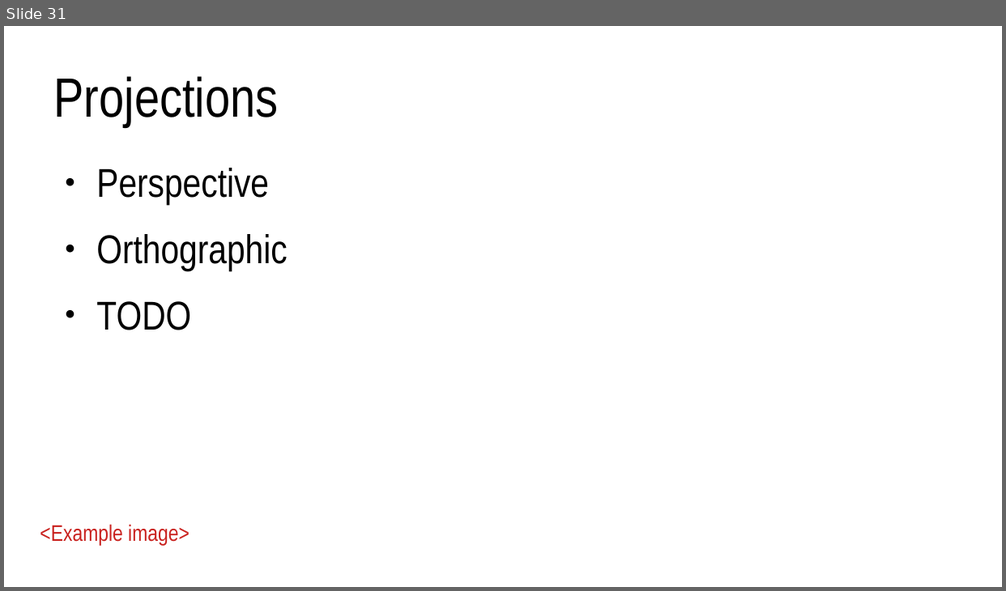
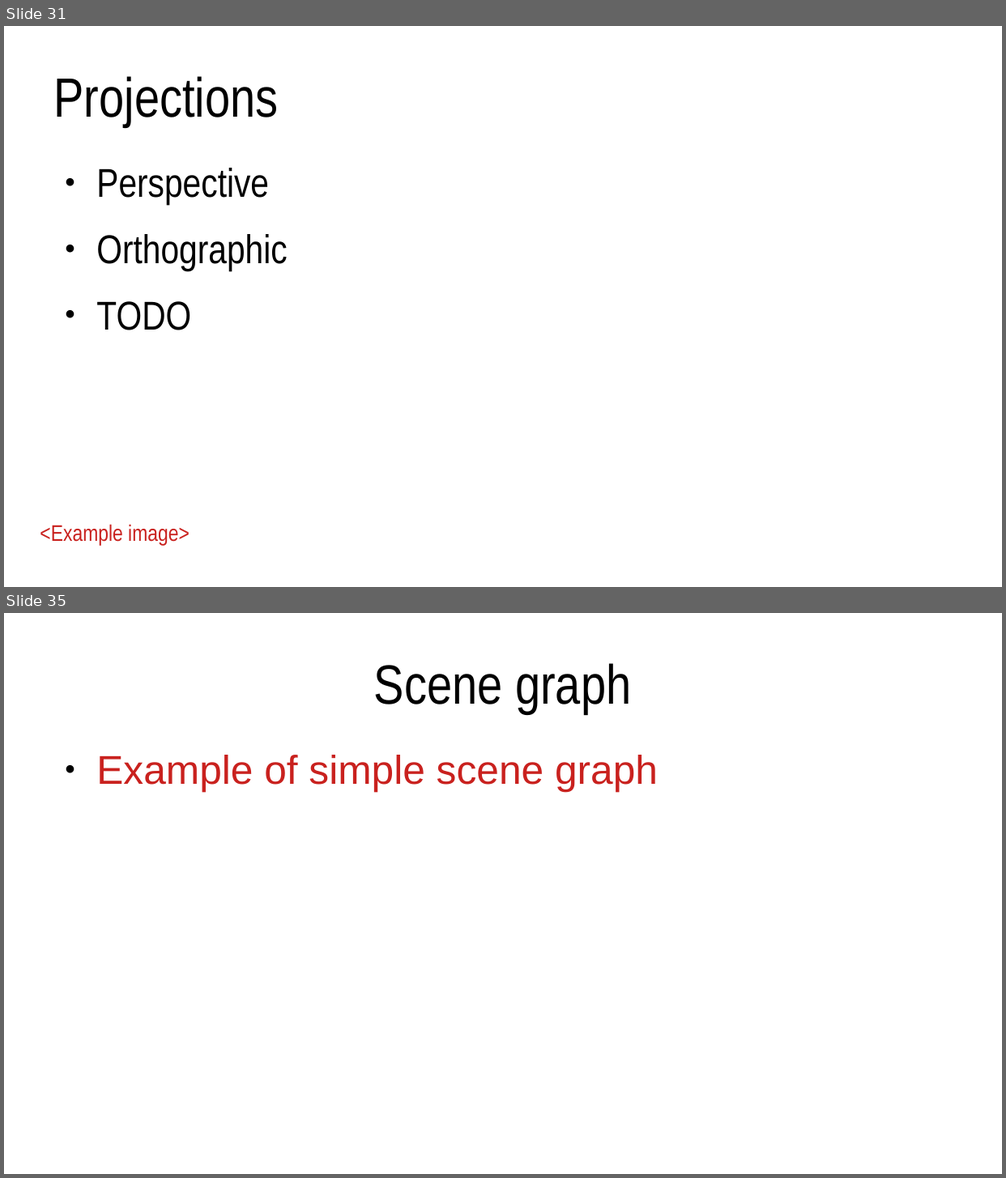
Before and after one commit to lorentzo/IntroductionToComputerGraphics, a slide deck: lectures/3_foundations_3d_scene/3_5_transformations.odp. Shown one above the other, each under a label of ours: slide 31 before the commit, slides 31 and 35 after it; the slides between them are not shown. The pictures are 1006x591 and 1006x1178 pixels, drawn with LibreOffice and Linux fonts; fonts in the diff are those of the drawing. Boxes give left, top, right and bottom in pixels: in the first picture for what was removed or moved away, otherwise in the second. Text is boxed around its words. In the diff, an @@ line names an element or a change of style, - is before the commit and + after.

```diff
--- a/lectures/3_foundations_3d_scene/3_5_transformations.odp
+++ b/lectures/3_foundations_3d_scene/3_5_transformations.odp
@@ slide 35 added at (4, 613, 1002, 1174), background #FFFFFF @@
@@ title added at (374, 663, 631, 714), 44 pt, text #000000 @@
+Scene graph
@@ text added at (96, 755, 658, 792), 32 pt, text #C9211E @@
+● Example of simple scene graph
```
Also in this commit, not shown: 1 slide changed, 12 other slides added, 4 other files.
